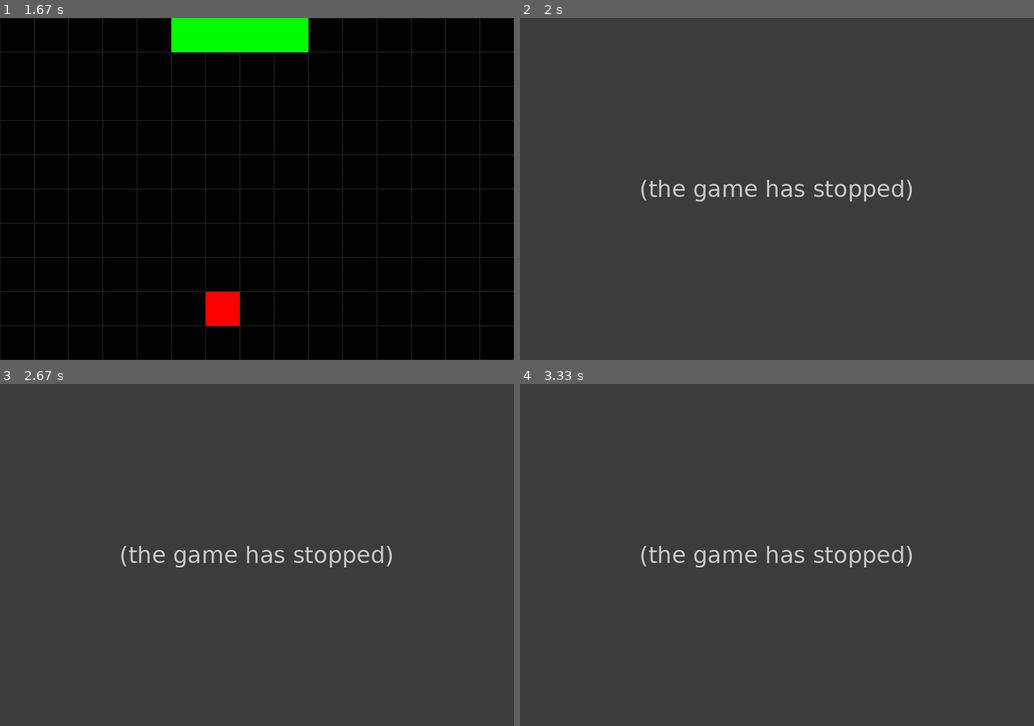
Above: before the commit, frames 1-4 (two rows, left to right).
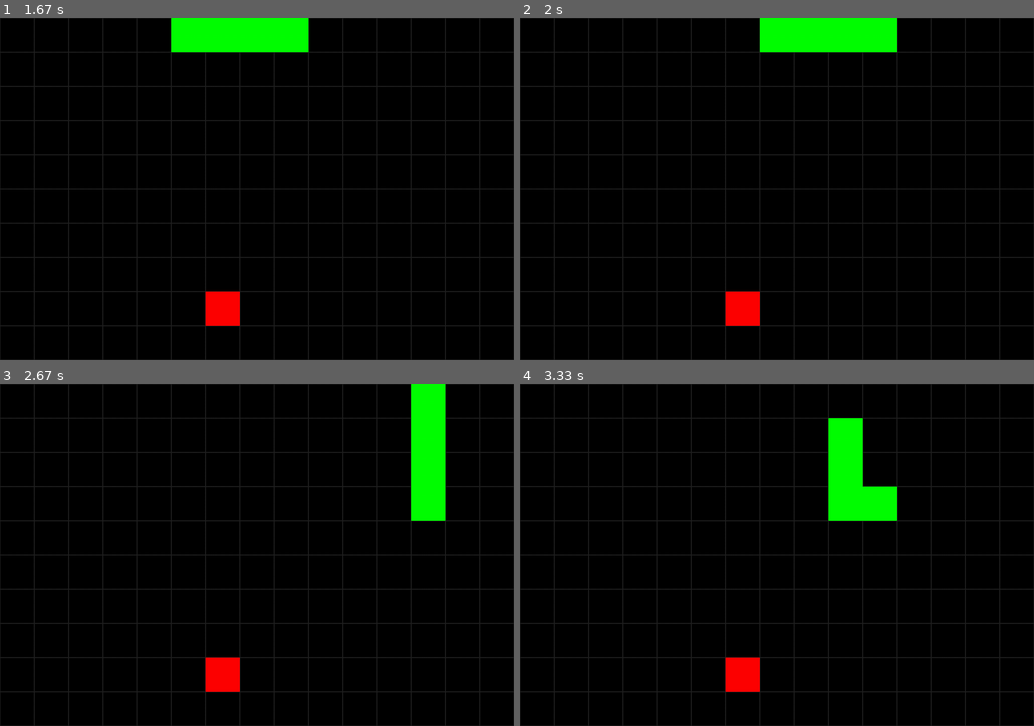
Above: after the commit, the same moments.

Repository: VinnieVinn/Snake-Game
Game: pygame game, started from main.py
Same seed, same stepped clock (60 frames per second), same inputs: the game is played once before the commit and once after it.
Inputs:
- Up to frame 1 (1.67 s): hold D 0.33-0.8 s; hold W 0.83-1.13 s; hold D 1.17-1.63 s
- Up to frame 2 (2 s): hold A from 1.67 s (still down)
- Up to frame 3 (2.67 s): release A at 2.2 s; hold S 2.23-2.53 s; hold A from 2.57 s (still down)
- Up to frame 4 (3.33 s): release A at 2.97 s; hold W from 3 s (still down)

Frame 1 is identical in both runs. In frame 2, 100% of the frame differs, in the area x 0-100%, y 0-100%; in frame 3, 100%; in frame 4, 100%.
Before the commit the program exited at 1.72 s; later frames show no game.

Commit message:
stop dont cut yourself + inputbuffer

Diff:
--- a/main.py
+++ b/main.py
@@ -24,11 +24,24 @@
 DOWN = (0, 1)
 RIGHT = (1, 0)
 LEFT = (-1, 0)
+last_direction = DOWN
+input_buffer = []
 
 food_pos = gamelogic.randomizeFoodPos(snake, grid_width, grid_height)
 
 timer = 0
 score = 0
+
+def new_input(direction):
+    if direction == last_direction or direction in input_buffer:
+        return
+    if direction[0] + snake_dir[0] == 0 and direction[1] + snake_dir[1] == 0:
+        return
+    print("direction + snakedir: ", direction + snake_dir)
+    if len(input_buffer) < 2:
+        input_buffer.append(direction)
+    else:
+        input_buffer[1] = direction
 
 while running:
     pygame.display.set_caption(f"Score: {score}            fps: {int(clock.get_fps())}")
@@ -57,18 +70,25 @@
 
     keys = pygame.key.get_pressed()
 
-
     if keys[pygame.K_w]:
-        snake_dir = UP
+        new_input(UP)
     if keys[pygame.K_s]:
-        snake_dir = DOWN
+        new_input(DOWN)
     if keys[pygame.K_d]:
-        snake_dir = RIGHT
+        new_input(RIGHT)
     if keys[pygame.K_a]:
-        snake_dir = LEFT
+        new_input(LEFT)
 
     if timer*gameSpeed / fpsLimit >= 1:
+        if len(input_buffer) != 0:
+            print(input_buffer)
+            snake_dir = input_buffer.pop(0)
+            last_direction = snake_dir
+            print(last_direction)
+
+
         gamelogic.addListHead(snake, snake[0]+snake_dir)
+
         if gamelogic.hasEaten(snake, food_pos):
             food_pos = gamelogic.randomizeFoodPos(snake, grid_width, grid_height)
             score += 1
